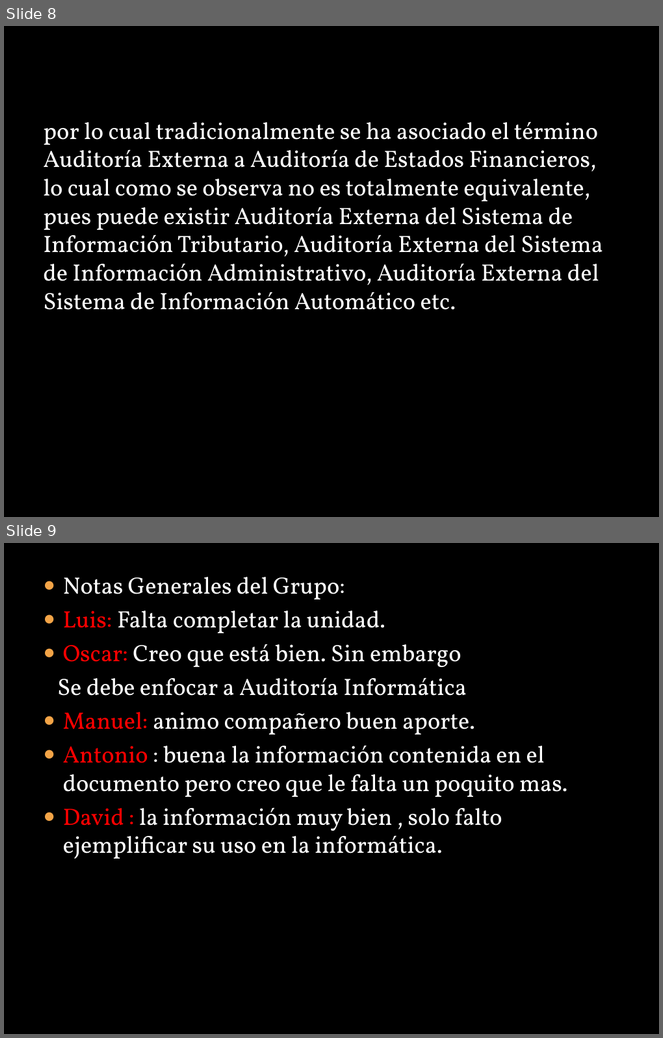
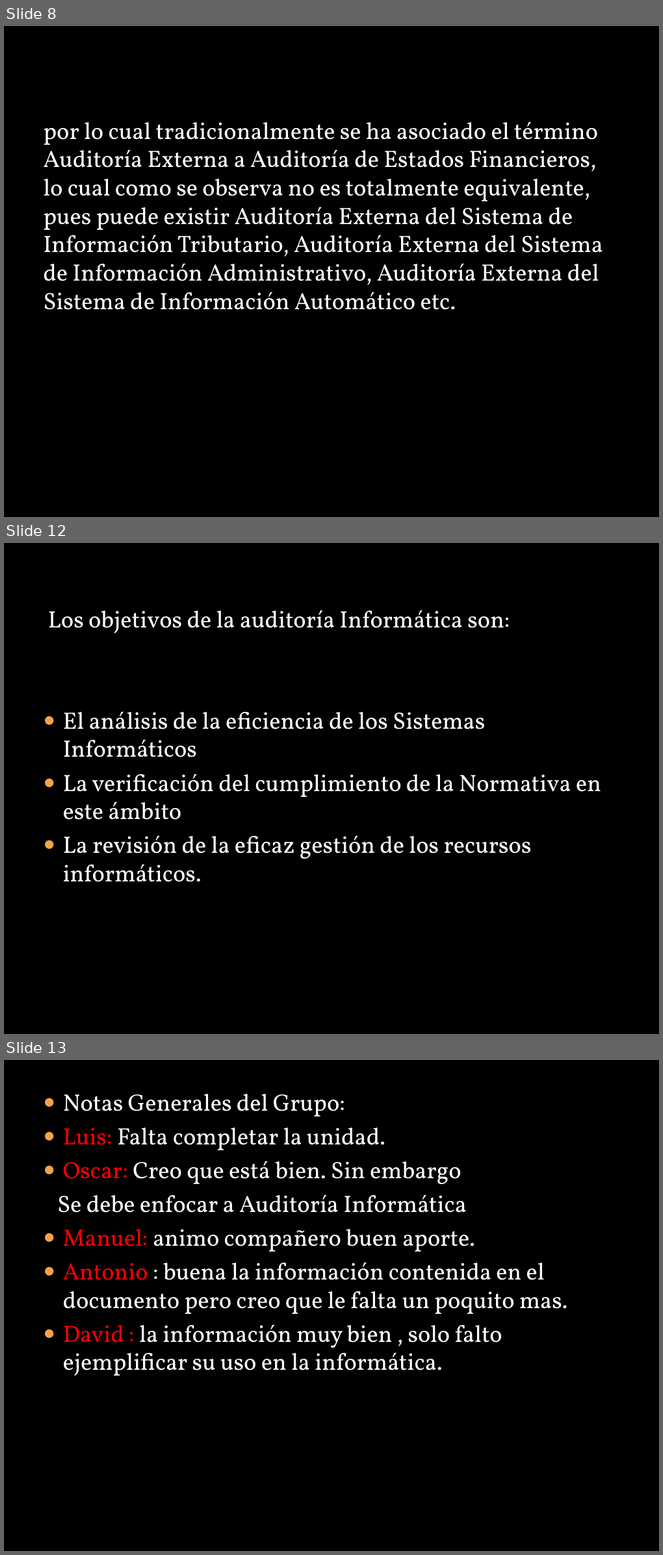
Before and after one commit to lc850/auditoria, a slide deck: HECTOR.pptx. Shown one above the other, each under a label of ours: slides 8 and 9 before the commit, slides 8, 12 and 13 after it; the slides between them are not shown. The pictures are 663x1038 and 663x1555 pixels, drawn with LibreOffice and Linux fonts; fonts in the diff are those of the drawing; background and template pictures are left out. Boxes give left, top, right and bottom in pixels: in the first picture for what was removed or moved away, otherwise in the second. Text is boxed around its words. In the diff, an @@ line names an element or a change of style, - is before the commit and + after.

```diff
--- a/HECTOR.pptx
+++ b/HECTOR.pptx
@@ slide 12 added at (4, 543, 659, 1034), background picture (left out) @@
@@ text added at (48, 610, 601, 882), 26 pt, text #FFFFFF @@
+Los objetivos de la auditoría Informática son:
+● El análisis de la eficiencia de los Sistemas Informáticos
+● La verificación del cumplimiento de la Normativa en este ámbito
+● La revisión de la eficaz gestión de los recursos informáticos.
@@ what was slide 9 is now slide 13 @@
```
Also in this commit, not shown: 1 slide changed, 3 other slides added.
